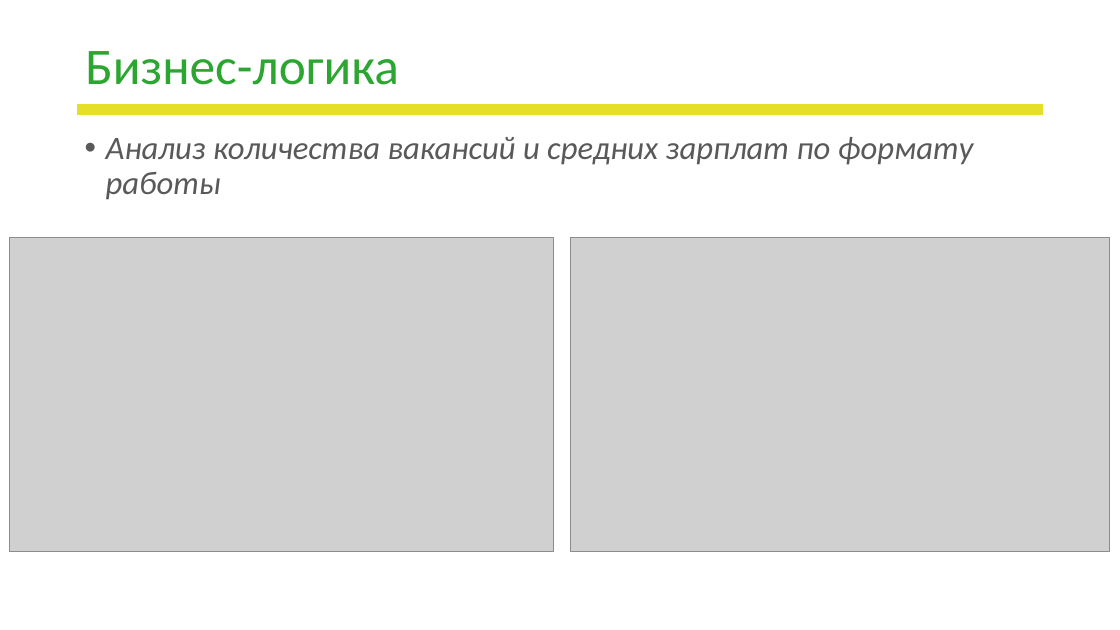
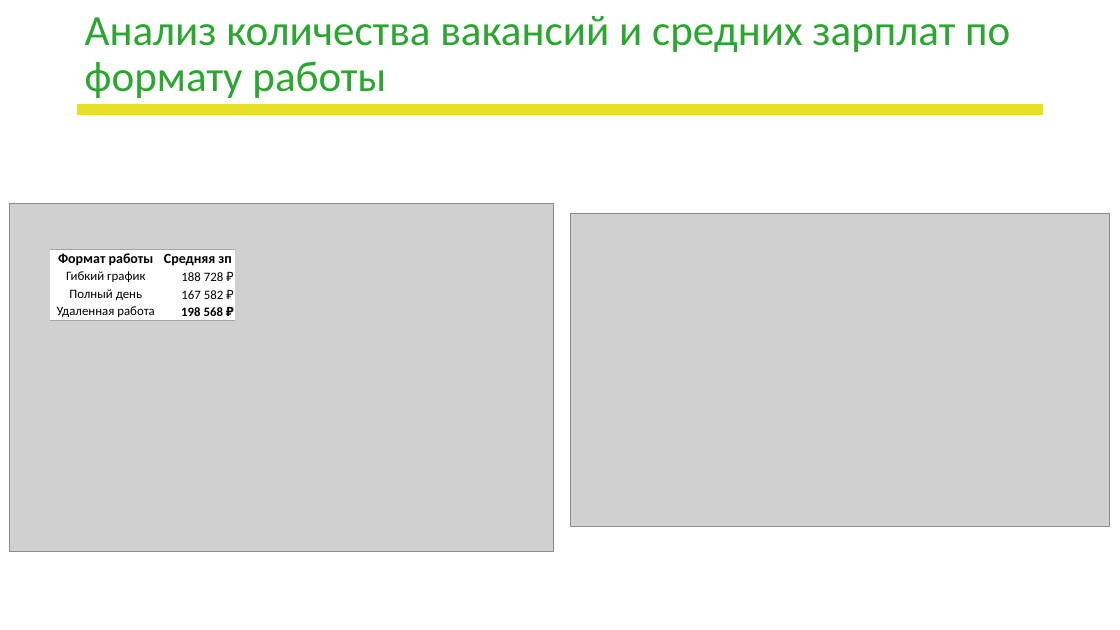
Before and after one commit to LapinGleb/DA_project, a slide deck: slide 7 of Школа_DA_Презентация_проекта.pptx (slide 6 before the commit). Drawn at 1120x630 pixels with LibreOffice and Linux fonts; fonts in the diff are those of the drawing; grey boxes stand for pictures; background and template pictures are left out. Boxes give left, top, right and bottom in pixels: in the first picture for what was removed or moved away, otherwise in the second. Text is boxed around its words. In the diff, an @@ line names an element or a change of style, - is before the commit and + after.

```diff
--- a/Школа_DA_Презентация_проекта.pptx
+++ b/Школа_DA_Презентация_проекта.pptx
@@ title at (85,16,1010,98): text changed; size 44 to 36.9 pt @@
-Бизнес-логика
+Анализ количества вакансий и средних зарплат по формату работы
@@ text removed at (106,137,974,200) @@
-• Анализ количества вакансий и средних зарплат по формату работы
@@ picture: place and size @@
-picture at (9,238,553,552)
+picture at (9,203,553,552)
@@ picture: place and size @@
-picture at (571,238,1109,552)
+picture at (571,213,1109,528)
@@ table added at (50,250,235,321), 4 rows, 2 columns @@
+Формат работы | Средняя зп
+Гибкий график | 188 728 ₽
+Полный день | 167 582 ₽
+Удаленная работа | 198 568 ₽
```
Also in this commit, not shown: 8 other slides changed, 3 slides added, 1 slide removed, 4 other files.
